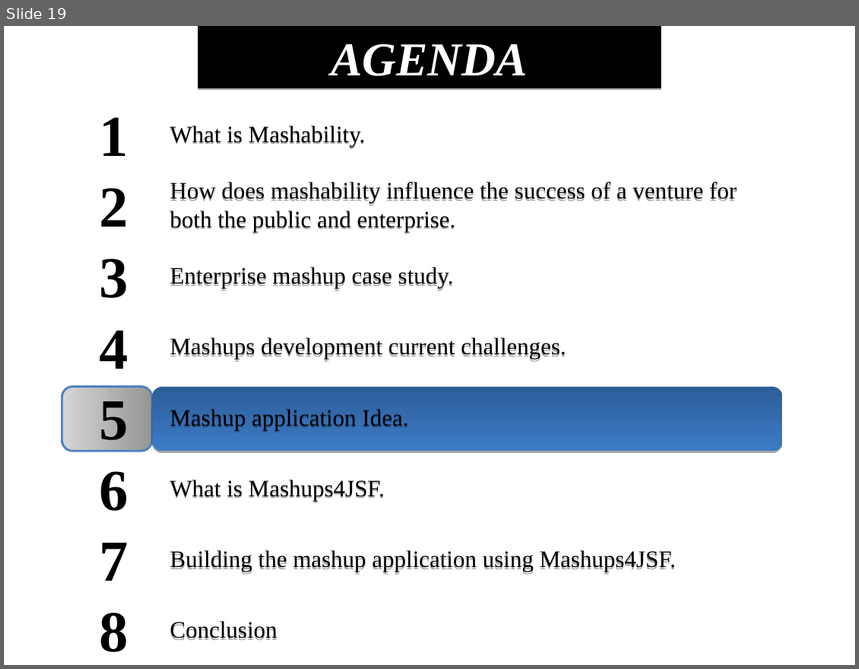
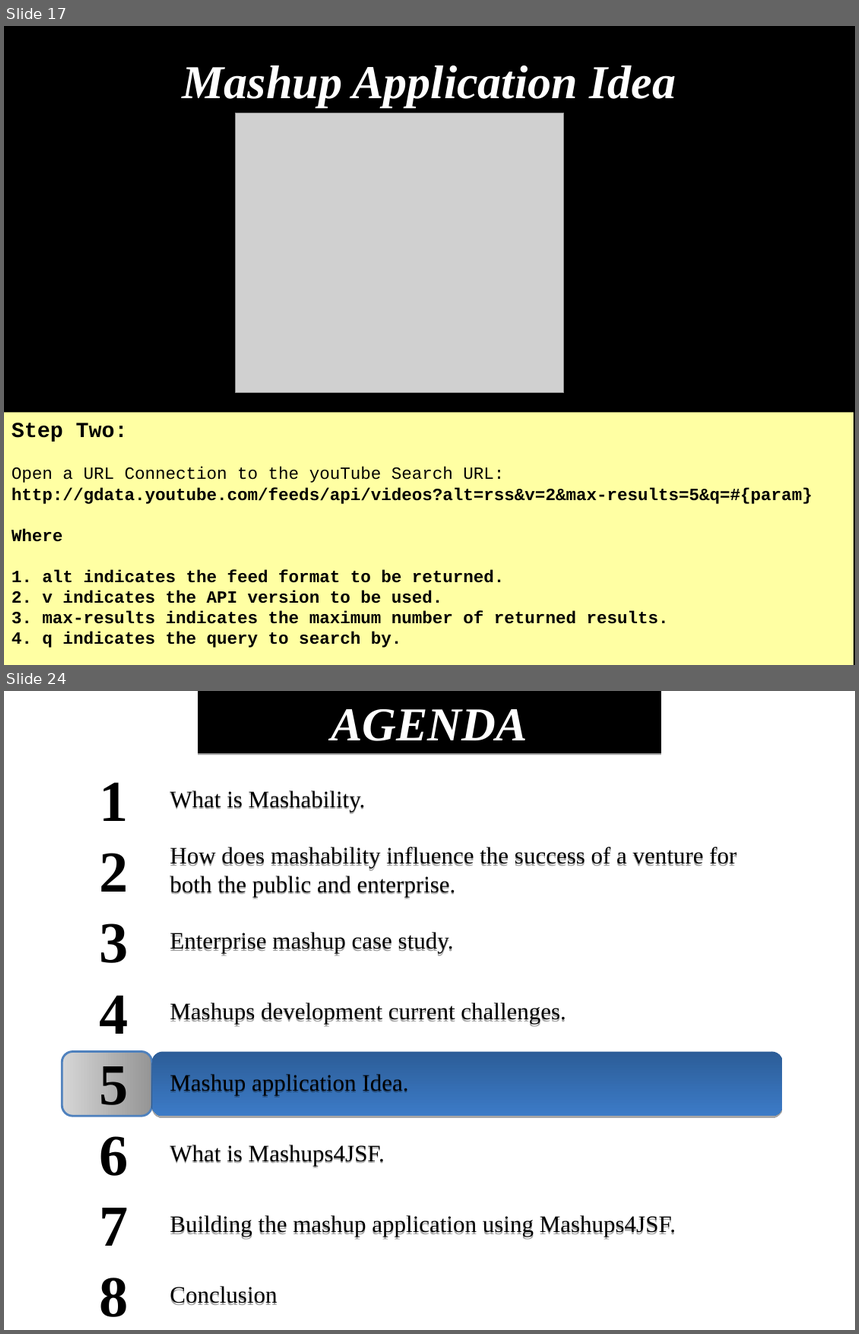
Before and after one commit to demo007/mashups4jsf, a slide deck: overview-architecture/JavaOne-2010/S314070_BURNS_SALEH_MASHUPS.odp. Shown one above the other, each under a label of ours: slide 19 before the commit, slides 17 and 24 after it; the slides between them are not shown. The pictures are 859x669 and 859x1334 pixels, drawn with LibreOffice and Linux fonts; fonts in the diff are those of the drawing; grey boxes stand for pictures. Boxes give left, top, right and bottom in pixels: in the first picture for what was removed or moved away, otherwise in the second. Text is boxed around its words. In the diff, an @@ line names an element or a change of style, - is before the commit and + after.

Commit message:
Adding more illustration to building the mashup application using the mashup provider APIs "directly".

```diff
--- a/overview-architecture/JavaOne-2010/S314070_BURNS_SALEH_MASHUPS.odp
+++ b/overview-architecture/JavaOne-2010/S314070_BURNS_SALEH_MASHUPS.odp
@@ slide 17 added at (4, 26, 855, 665), background #000000 @@
@@ title added at (47, 27, 813, 133), fill #000000, 44 pt, text #FFFFFF, bold, italic @@
+Mashup Application Idea
@@ picture added at (236, 113, 564, 393) @@
@@ rectangle added at (4, 412, 854, 665), fill #FFFFA3, 16 pt, text #000000, bold @@
+Step Two:
+Open a URL Connection to the youTube Search URL:
+http://gdata.youtube.com/feeds/api/videos?alt=rss&v=2&max-results=5&q=#{param}
+Where
+1. alt indicates the feed format to be returned.
+2. v indicates the API version to be used.
+3. max-results indicates the maximum number of returned results.
+4. q indicates the query to search by.
@@ what was slide 19 is now slide 24 @@
```
Also in this commit, not shown: 1 slide changed, 6 other slides added, 2 slides removed.
